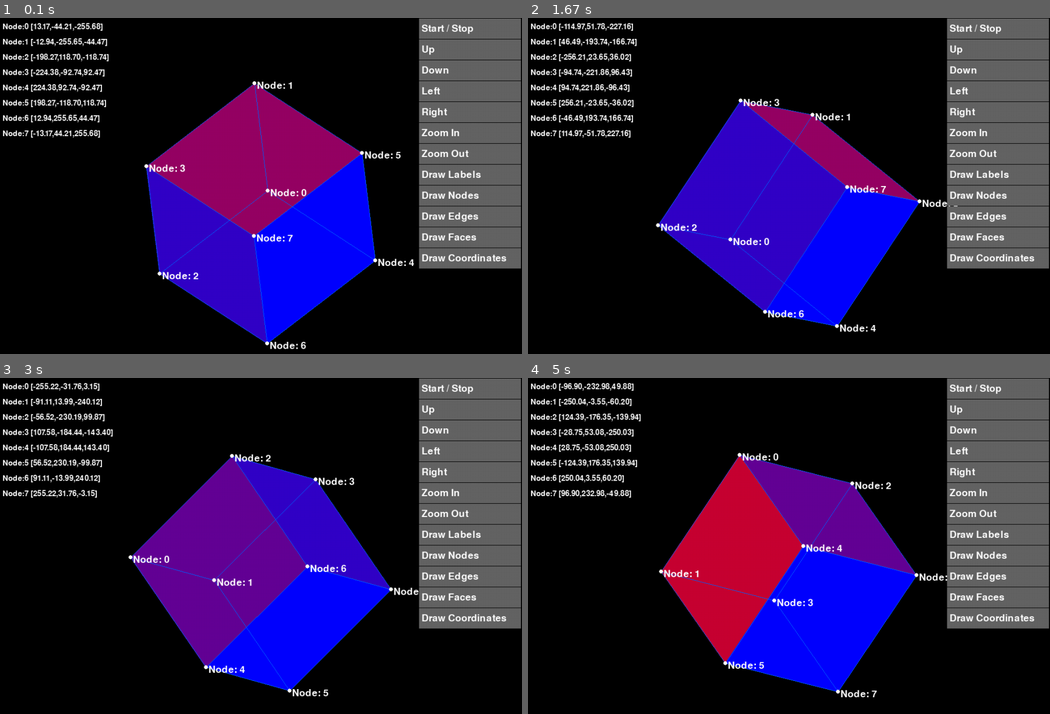
Above: before the commit, frames 1-4 (two rows, left to right).
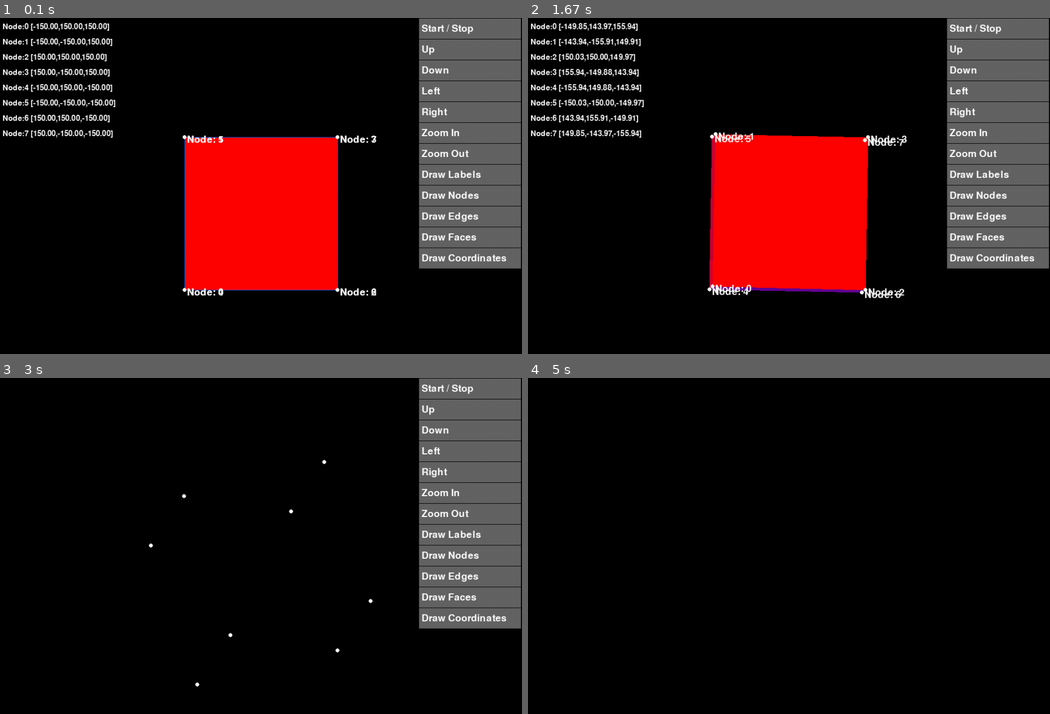
Above: after the commit, the same moments.

Repository: frellfrack/pygamecube
Game: pygame game, started from cube.py
The game is run twice, just before and just after one commit, with the same random seed, the same clock (stepped at 60 frames per second) and the same inputs.
Inputs:
- Up to frame 1 (0.1 s): no input
- Up to frame 2 (1.67 s): tap 5 at 0.33 s; tap 6 at 0.67 s; hold P 1.1-1.6 s; hold Right 1.1-1.6 s; tap Space at 1.17 s; tap E at 1.25 s; tap 1 at 1.63 s
- Up to frame 3 (3 s): hold L 1.97-2.43 s; hold Right 1.97-2.43 s; tap Space at 2.03, 2.33, 2.87 s; tap - at 2.12 s; tap C at 2.47 s; hold F from 2.8 s (still down); hold Right from 2.8 s (still down)
- Up to frame 4 (5 s): tap Space at 3.17, 3.7, 4, 4.2, 4.87 s; release F at 3.27 s; release Right at 3.27 s; tap N at 3.3 s; hold Right 3.63-4.1 s; tap E at 3.78, 4.95 s; hold Up 4.13-4.43 s; tap 2 at 4.47 s; hold M from 4.8 s (still down); hold Right from 4.8 s (still down)

The runs differ from the first frame. In frame 1, 25% of the frame differs, in the area x 6-80%, y 1-99%; in frame 2, 23%; in frame 3, 24%; in frame 4, 39%, in the area x 0-100%, y 0-95%.

Commit message:
Added Features
Added, additional keybindings and ability to orientate the cube to show a particular face.

Diff:
--- a/cube.py
+++ b/cube.py
@@ -3,9 +3,19 @@
 from math import pi,sin,cos
 from time import sleep
 
+
 # Why didn't I pay attention in maths at schooooooollllll?
 
 class cube:
+
+    NODESPOS =  [
+                [[-150, 150, 150], [-150, -150, 150], [150, 150, 150], [150, -150, 150], [-150, 150, -150], [-150, -150, -150], [150, 150, -150], [150, -150, -150]],
+                [[150, 150, 150], [150, -150, 150], [150, 150, -150], [150, -150, -150], [-150, 150, 150], [-150, -150, 150], [-150, 150, -150], [-150, -150, -150]],
+                [[-150, 150, -150], [-150, 150, 150], [150, 150, -150], [150, 150, 150], [-150, -150, -150], [-150, -150, 150], [150, -150, -150], [150, -150, 150]],
+                [[-150, -150, 150], [-150, -150, -150], [150, -150, 150], [150, -150, -150], [-150, 150, 150], [-150, 150, -150], [150, 150, 150], [150, 150, -150]],
+                [[-150, 150, -150], [-150, -150, -150], [-150, 150, 150], [-150, -150, 150], [150, 150, -150], [150, -150, -150], [150, 150, 150], [150, -150, 150]],
+                [[150, 150, -150], [150, -150, -150], [-150, 150, -150], [-150, -150, -150], [150, 150, 150], [150, -150, 150], [-150, 150, 150], [-150, -150, 150]]
+                ]
     def __init__(self):
         pygame.init()
         self.width=1024
@@ -28,7 +38,9 @@
             'drawNodes' : True,
             'drawEdges' : True,
             'drawFaces' : True,
-            'drawCords' : True
+            'drawCords' : True,
+            'drawGraph' : True,
+            'drawMenu'  : True
             }
 
         self.options =[
@@ -61,17 +73,10 @@
         self.menuRight = self.menuLeft+self.menuWidth
 
         #coordinates for corners of cube in x,y,z relative to zero
-        self.nodes= [
-        [-150, -150, -150],
-        [-150, -150,  150],
-        [-150,  150, -150],
-        [-150,  150,  150],
-        [ 150, -150, -150],
-        [ 150, -150,  150],
-        [ 150,  150, -150],
-        [ 150,  150,  150]
-        ]
-        self.nodLen = len(self.nodes)
+        self.nodes = []
+        self.nodLen = 8
+        for i in range(0, self.nodLen, 1):
+            self.nodes.append(list.copy(self.NODESPOS[0][i]))
 
         self.edges= [
         [0, 1],
@@ -97,6 +102,14 @@
         [2,3,7,6,(50,0,200)],
         [6,4,5,7,(0,0,255)]
         ]
+
+        self.graphPoints =[
+        [0, 0, -150],
+        [0, 0, -150]
+        ]
+
+        self.graphPointsLen = len(self.graphPoints)
+
         self.surfaceLen = len(self.surfaces)
 
 
@@ -105,10 +118,6 @@
         self.mouseDown = False
         self.clickStart =[]
         self.clickFinish=[]
-
-        self.rotateX3D(10)
-        self.rotateY3D(10)
-        self.rotateZ3D(10)
 
         self.mainLoop()
 
@@ -170,12 +179,45 @@
                     self.startStop()
                 elif (event.key == pygame.K_q):
                     self.done=True
+                elif (event.key == pygame.K_n):
+                    self.toggleVar('drawNodes')
+                elif (event.key == pygame.K_l):
+                    self.toggleVar('drawLabels')
+                elif (event.key == pygame.K_e):
+                    self.toggleVar('drawEdges')
+                elif (event.key == pygame.K_c):
+                    self.toggleVar('drawCords')
+                elif (event.key == pygame.K_f):
+                    self.toggleVar('drawFaces')
+                elif (event.key == pygame.K_m):
+                    self.toggleVar('drawMenu')
+                elif (event.key == pygame.K_p):
+                    self.dumpNodes()
+                elif (event.key == pygame.K_1):
+                    self.setOrientation(0)
+                elif (event.key == pygame.K_2):
+                    self.setOrientation(1)
+                elif (event.key == pygame.K_3):
+                    self.setOrientation(2)
+                elif (event.key == pygame.K_4):
+                    self.setOrientation(3)
+                elif (event.key == pygame.K_5):
+                    self.setOrientation(4)
+                elif (event.key == pygame.K_6):
+                    self.setOrientation(5)
                 self.doOrDoNot()
             if (self.mouseDown==True):
                 x,y = pygame.mouse.get_pos()
                 self.rotateX3D(-((y-self.clickStart[1])/10000));
                 self.rotateY3D((x-self.clickStart[0])/10000);
                 self.doOrDoNot()
+    def setOrientation (self,face):
+        for i in range(0, self.nodLen, 1):
+            self.nodes[i]=list.copy(self.NODESPOS[face][i])
+
+    def dumpNodes(self):
+        print(self.nodes)
+
     def toggleVar (self, whichVar):
         self.drawBools[whichVar] = not self.drawBools[whichVar]
     def startStop (self):
@@ -232,8 +274,18 @@
             self.drawLabels()
         if (self.drawBools['drawCords']):
             self.drawCords ()
-        self.drawMenu ()
+        if (self.drawBools['drawGraph']):
+            self.drawGraph ()
+        if (self.drawBools['drawMenu']):
+            self.drawMenu ()
         pygame.display.flip()
+
+    def drawGraph(self):
+        for i in range(0, self.graphPointsLen, 1):
+            cords = [
+            [0,0],
+            [self.graphPoints[i][0],self.graphPoints[i][1]]
+            ]
 
     def drawCords(self):
         for i in range(0, self.nodLen, 1):
@@ -327,4 +379,4 @@
         self.screen.blit(text,(cords[0], cords[1]))
 
 if __name__ == "__main__":
-    tmp =  cube()
+    cbe =  cube()
